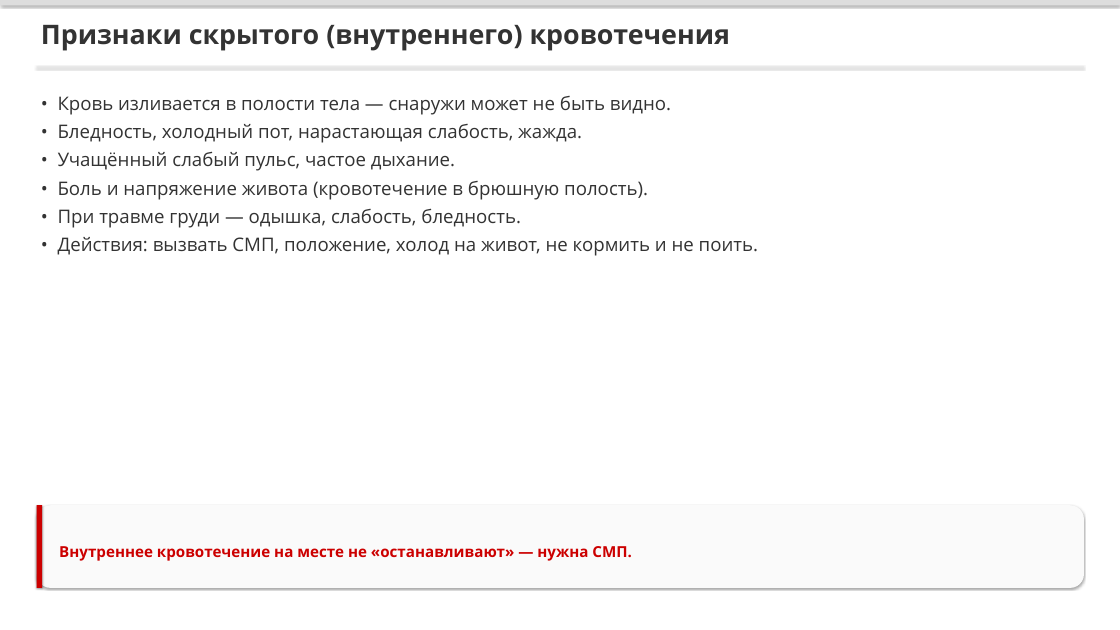
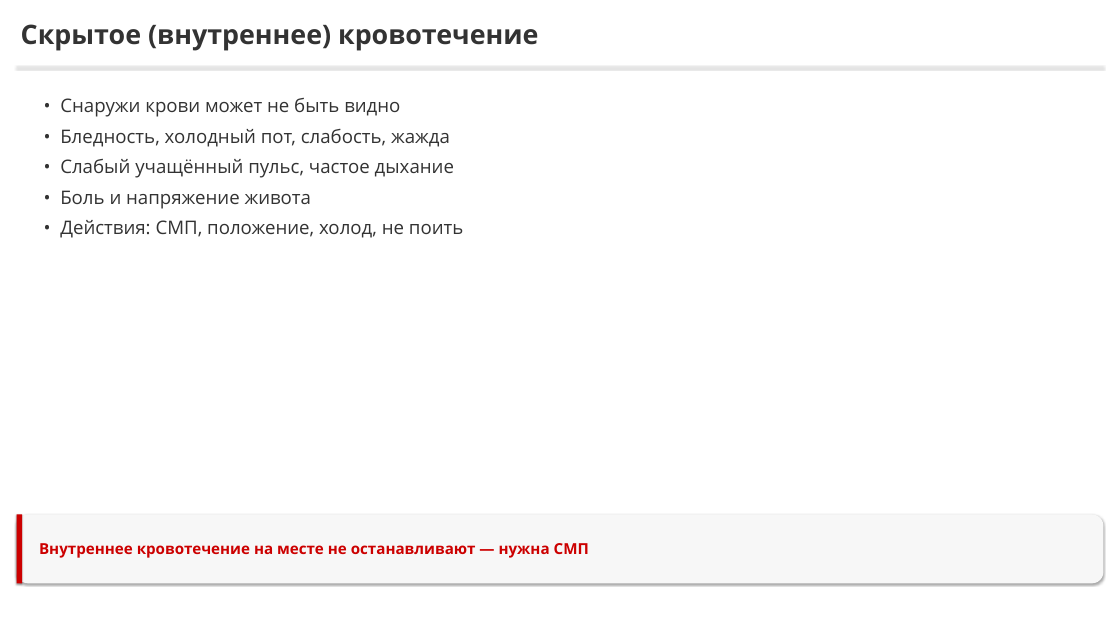
Before and after one commit to lysakalenushka-hash/-, a slide deck: slide 7 of tema2_bleeding/Признаки_наружного_кровотечения.pptx. Drawn at 1120x630 pixels with LibreOffice and Linux fonts; fonts in the diff are those of the drawing. Boxes give left, top, right and bottom in pixels: in the first picture for what was removed or moved away, otherwise in the second. Text is boxed around its words. In the diff, an @@ line names an element or a change of style, - is before the commit and + after.

```diff
--- a/tema2_bleeding/Признаки_наружного_кровотечения.pptx
+++ b/tema2_bleeding/Признаки_наружного_кровотечения.pptx
@@ rectangle removed at (0,0,1120,5) @@
@@ text added at (21,24,538,51), 46 pt, text #333333, bold @@
+Скрытое (внутреннее) кровотечение
@@ text removed at (41,25,730,51) @@
-Признаки скрытого (внутреннего) кровотечения
@@ rectangle: place and size @@
-rectangle at (37,67,1083,68)
+rectangle at (16,67,1103,68)
@@ text at (60,98,463,238): text changed @@
-• Кровь изливается в полости тела — снаружи может не быть видно.
-• Бледность, холодный пот, нарастающая слабость, жажда.
-• Учащённый слабый пульс, частое дыхание.
-• Боль и напряжение живота (кровотечение в брюшную полость).
-• При травме груди — одышка, слабость, бледность.
-• Действия: вызвать СМП, положение, холод на живот, не кормить и не поить.
+• Снаружи крови может не быть видно
+• Бледность, холодный пот, слабость, жажда
+• Слабый учащённый пульс, частое дыхание
+• Боль и напряжение живота
+• Действия: СМП, положение, холод, не поить
@@ rectangle: place and size @@
-rectangle at (37,505,42,588)
+rectangle at (16,514,22,583)
@@ rounded rectangle: place and size @@
-rounded rectangle at (37,505,1083,588)
+rounded rectangle at (16,514,1103,583)
@@ rounded rectangle at (16,514,1103,583): fill #FAFAFA to #F7F7F7 @@
@@ text at (39,543,589,558): text changed @@
-Внутреннее кровотечение на месте не «останавливают» — нужна СМП.
+Внутреннее кровотечение на месте не останавливают — нужна СМП
```
Also in this commit, not shown: 8 other slides changed, 7 other files.
